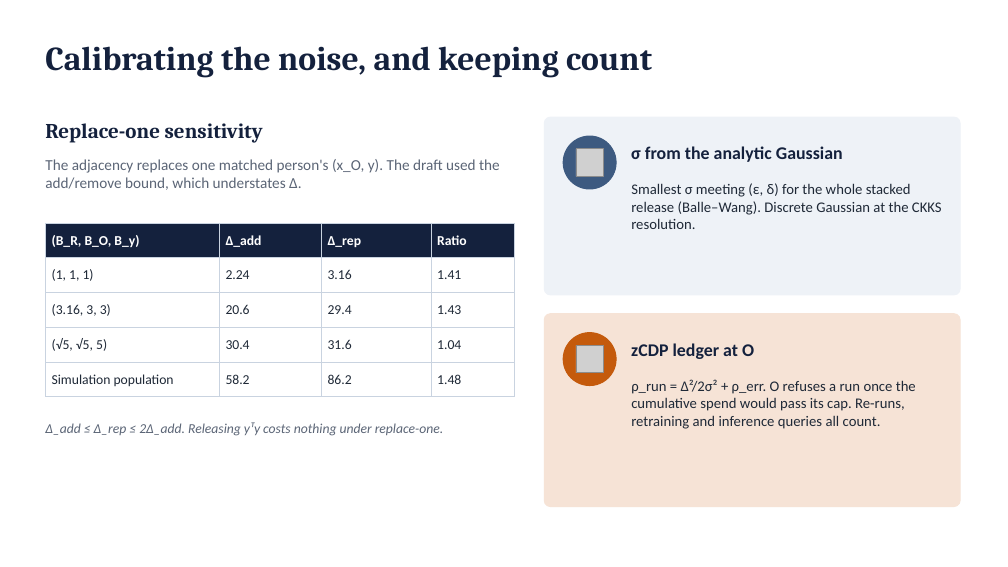
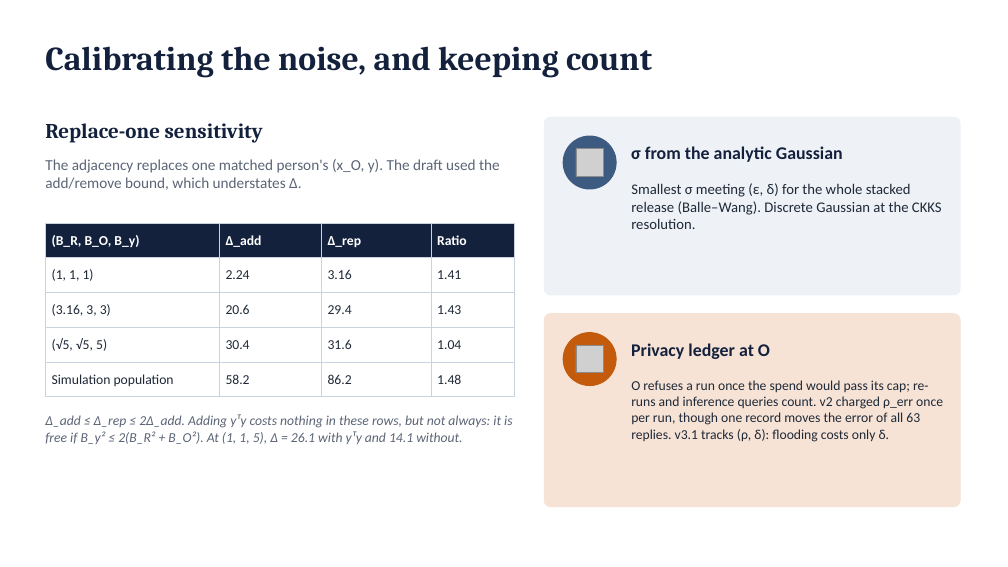
Before and after one commit to shukabh/VerticalFederatedRegression, a slide deck: slide 16 of slides/vfl_scenarioB_deck.pptx. Drawn at 1008x567 pixels with LibreOffice and Linux fonts; fonts in the diff are those of the drawing; grey boxes stand for pictures. Boxes give left, top, right and bottom in pixels: in the first picture for what was removed or moved away, otherwise in the second. Text is boxed around its words. In the diff, an @@ line names an element or a change of style, - is before the commit and + after.

```diff
--- a/slides/vfl_scenarioB_deck.pptx
+++ b/slides/vfl_scenarioB_deck.pptx
@@ text at [631, 343, 770, 359]: text changed @@
-zCDP ledger at O
+Privacy ledger at O
@@ text at [631, 380, 943, 442]: text changed; size 14 to 13 pt @@
-ρ_run = Δ²/2σ² + ρ_err. O refuses a run once the cumulative spend would pass its cap. Re-runs, retraining and inference queries all count.
+O refuses a run once the spend would pass its cap; re-runs and inference queries count. v2 charged ρ_err once per run, though one record moves the error of all 63 replies. v3.1 tracks (ρ, δ): flooding costs only δ.
@@ text at [45, 414, 512, 444]: text changed @@
-Δ_add ≤ Δ_rep ≤ 2Δ_add. Releasing yᵀy costs nothing under replace-one.
+Δ_add ≤ Δ_rep ≤ 2Δ_add. Adding yᵀy costs nothing in these rows, but not always: it is free if B_y² ≤ 2(B_R² + B_O²). At (1, 1, 5), Δ = 26.1 with yᵀy and 14.1 without.
```
Also in this commit, not shown: 20 other slides changed, 5 slides added, 3 other files.
